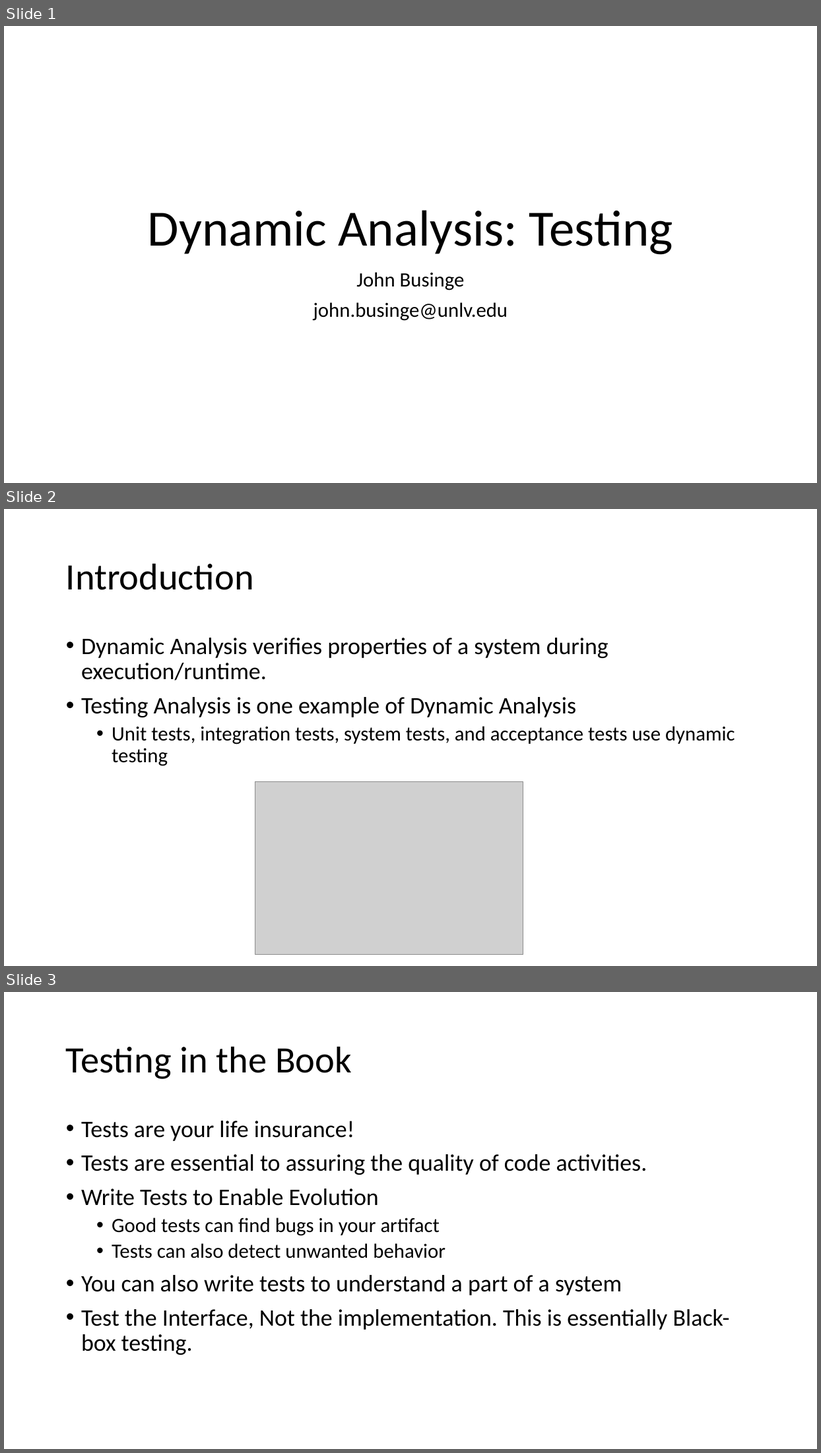
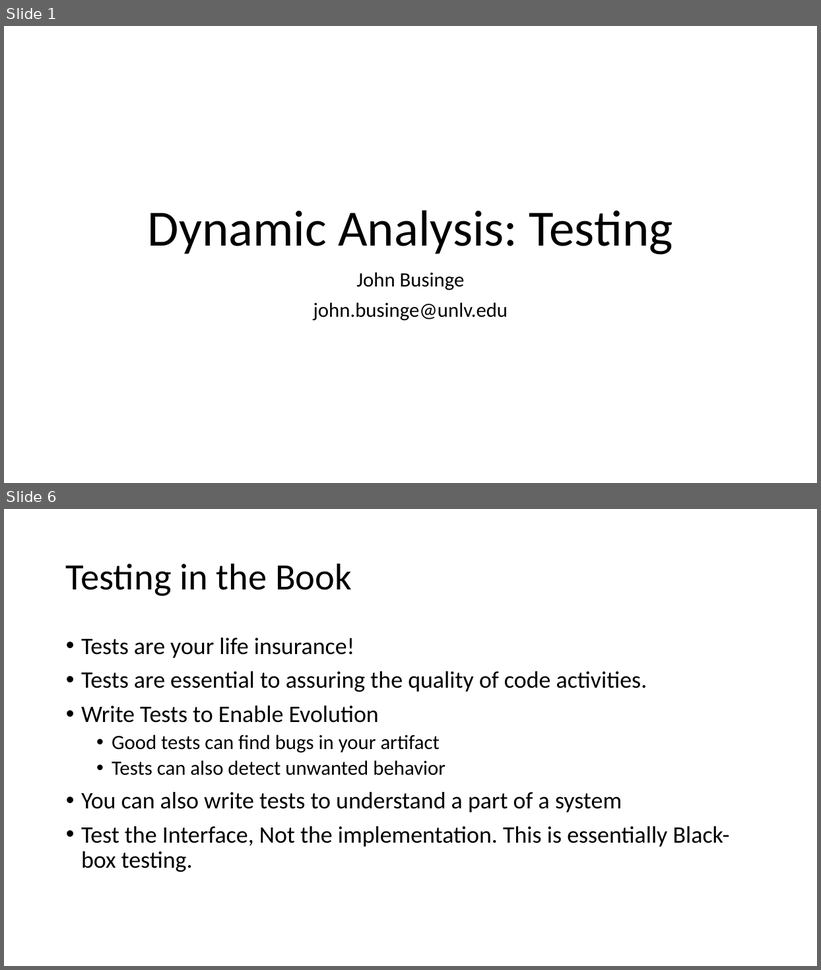
Before and after one commit to johnxu21/johnxu21.github.io, a slide deck: teaching/CS472-Spring2023/Timetable/Testing.pptx. Shown one above the other, each under a label of ours: slides 1, 2 and 3 before the commit, slides 1 and 6 after it; the slides between them are not shown. The pictures are 821x1453 and 821x970 pixels, drawn with LibreOffice and Linux fonts; fonts in the diff are those of the drawing; grey boxes stand for pictures. Boxes give left, top, right and bottom in pixels: in the first picture for what was removed or moved away, otherwise in the second. Text is boxed around its words. In the diff, an @@ line names an element or a change of style, - is before the commit and + after.

Commit message:
testing

```diff
--- a/teaching/CS472-Spring2023/Timetable/Testing.pptx
+++ b/teaching/CS472-Spring2023/Timetable/Testing.pptx
@@ slide 2 removed at (4, 509, 817, 966), background #FFFFFF @@
@@ title removed at (66, 563, 254, 590) @@
-Introduction
@@ text removed at (81, 638, 735, 766) @@
-• Dynamic Analysis verifies properties of a system during execution/runtime.
-• Testing Analysis is one example of Dynamic Analysis
-  • Unit tests, integration tests, system tests, and acceptance tests use dynamic testing
@@ picture removed at (255, 782, 523, 955) @@
@@ what was slide 3 is now slide 6 @@
```
Also in this commit, not shown: 1 slide changed, 14 slides added, 3 other files.
